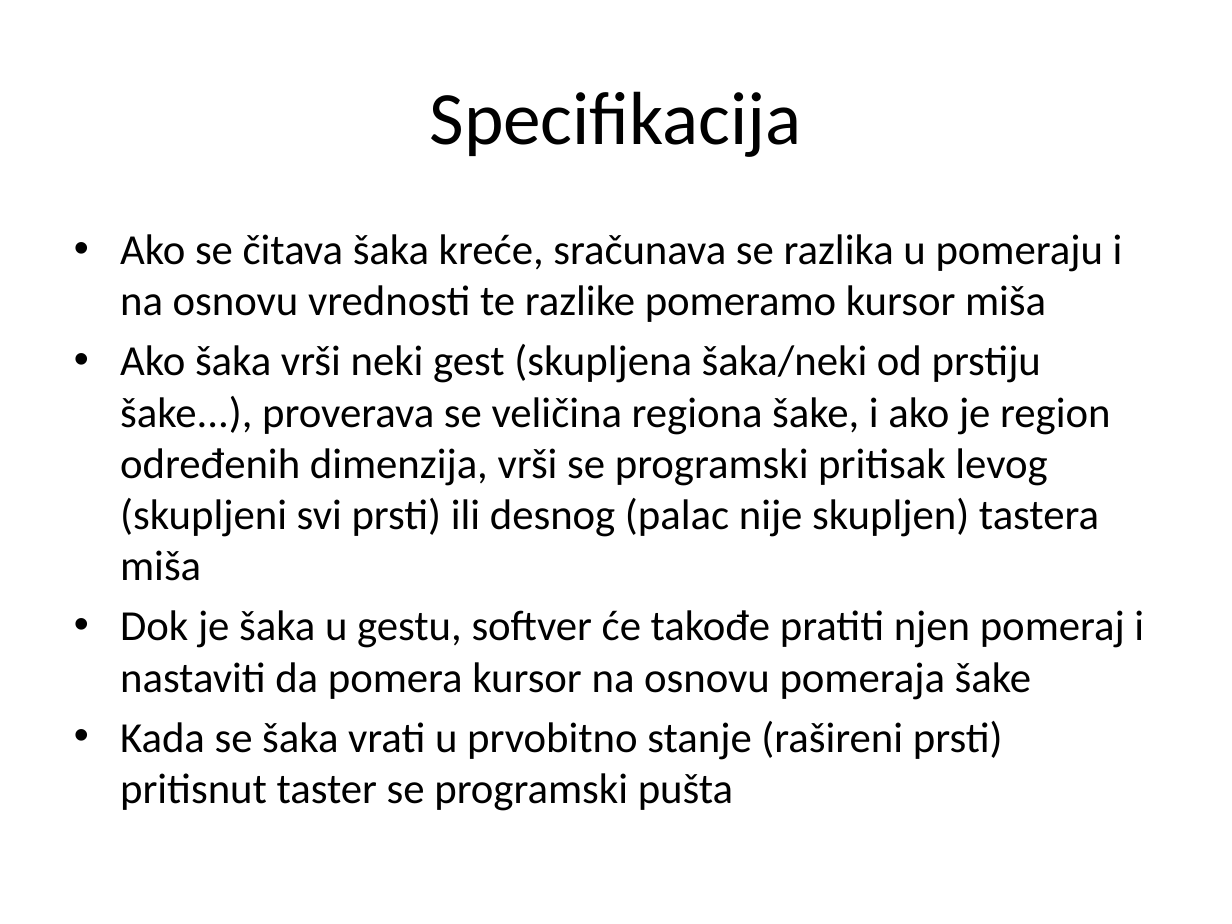
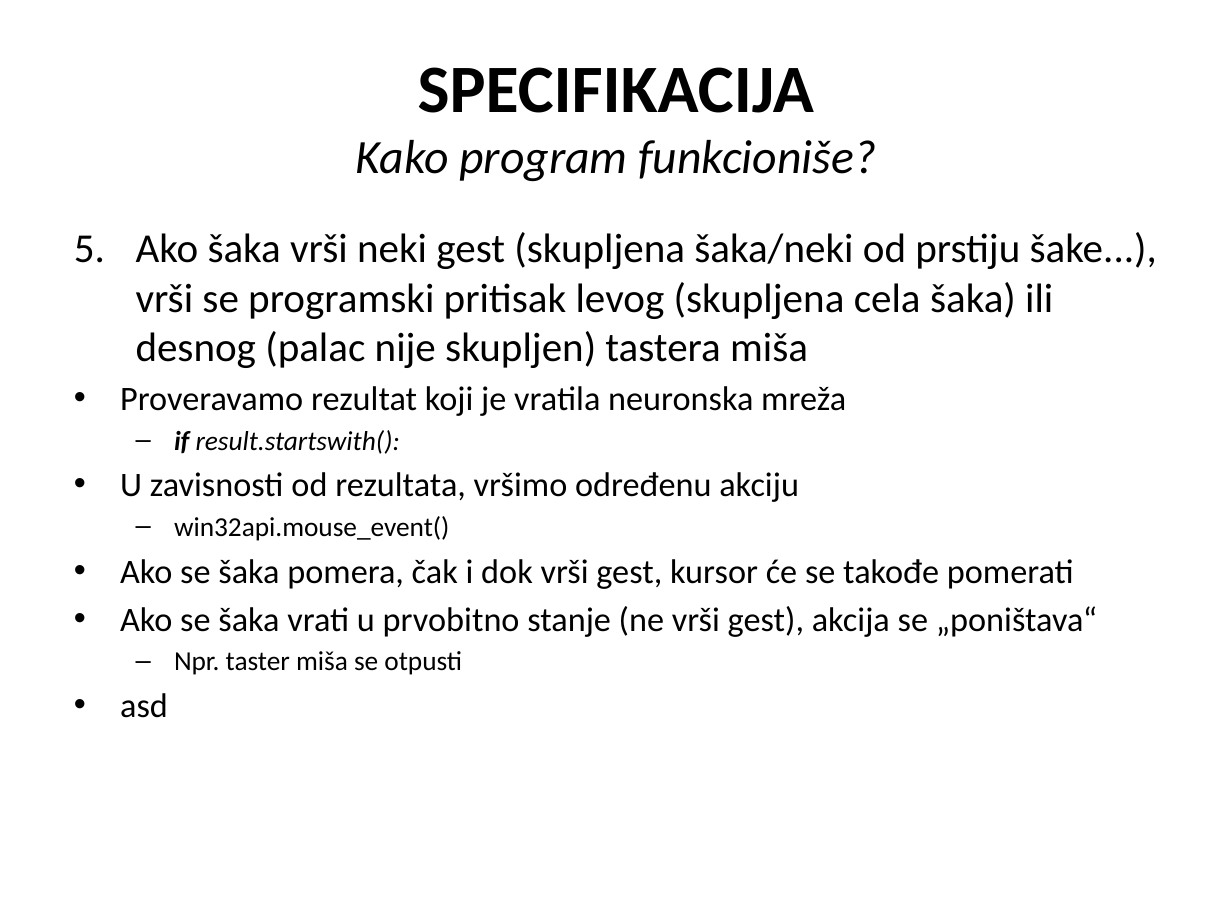
Before and after one commit to cLaki/UseTheForce, a slide deck: slide 8 of Upravljanje računarom na osnovu pokreta snimljenih web kamerom.pptx (slide 4 before the commit). Drawn at 1232x924 pixels with LibreOffice and Linux fonts; fonts in the diff are those of the drawing. Boxes give left, top, right and bottom in pixels: in the first picture for what was removed or moved away, otherwise in the second. Text is boxed around its words. In the diff, an @@ line names an element or a change of style, - is before the commit and + after.

Commit message:
Add annFs, regionFs, simpleFs, ann_training (and everything in it) Update core, Upravljanje ra...

```diff
--- a/Upravljanje računarom na osnovu pokreta snimljenih web kamerom.pptx
+++ b/Upravljanje računarom na osnovu pokreta snimljenih web kamerom.pptx
@@ title at (x1=356, y1=67, x2=876, y2=182): text changed; size 44 to 27.9 pt; italic on @@
-Specifikacija
+SPECIFIKACIJA
+Kako program funkcioniše?
@@ text at (x1=120, y1=232, x2=1157, y2=718): text changed; size 25 to 20 pt @@
-• Ako se čitava šaka kreće, sračunava se razlika u pomeraju i na osnovu vrednosti te razlike pomeramo kursor miša
-• Ako šaka vrši neki gest (skupljena šaka/neki od prstiju šake...), proverava se veličina regiona šake, i ako je region određenih dimenzija, vrši se programski pritisak levog (skupljeni svi prsti) ili desnog (palac nije skupljen) tastera miša
-• Dok je šaka u gestu, softver će takođe pratiti njen pomeraj i nastaviti da pomera kursor na osnovu pomeraja šake
-• Kada se šaka vrati u prvobitno stanje (rašireni prsti) pritisnut taster se programski pušta
+5. Ako šaka vrši neki gest (skupljena šaka/neki od prstiju šake...), vrši se programski pritisak levog (skupljena cela šaka) ili desnog (palac nije skupljen) tastera miša
+• Proveravamo rezultat koji je vratila neuronska mreža
+  – if result.startswith():
+• U zavisnosti od rezultata, vršimo određenu akciju
+  – win32api.mouse_event()
+• Ako se šaka pomera, čak i dok vrši gest, kursor će se takođe pomerati
+• Ako se šaka vrati u prvobitno stanje (ne vrši gest), akcija se „poništava“
+  – Npr. taster miša se otpusti
+• asd
```
Also in this commit, not shown: 6 other slides changed, 5 slides added, 37 other files.
